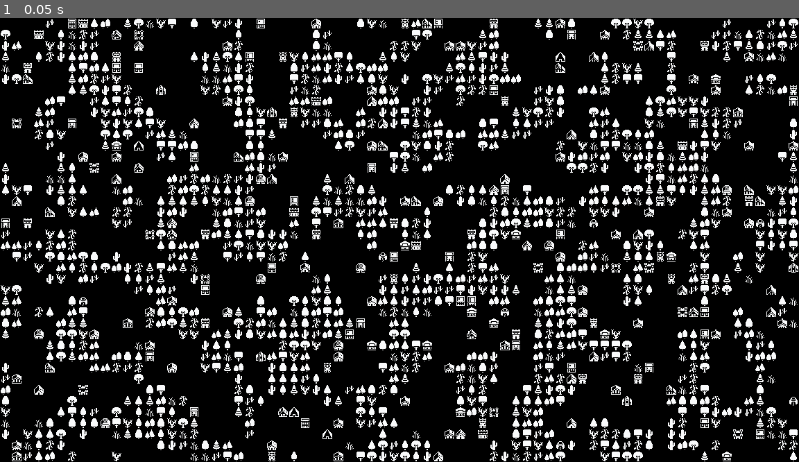
Above: before the commit, frame 1.
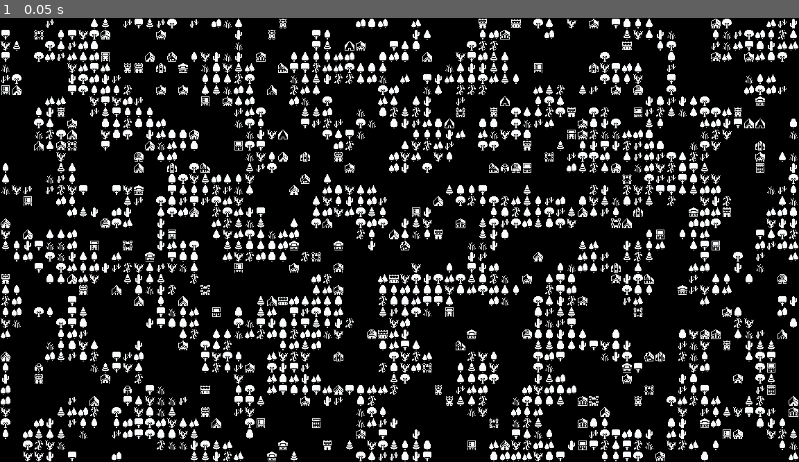
Above: after the commit, the same moment.

Repository: Zishan-Rahman/GD4NoiseRPG
Game: Godot game, scene res://tile_map.tscn
The game is run twice, just before and just after one commit, with the same random seed, the same clock (stepped at 60 frames per second) and the same inputs.
Inputs:
- Up to frame 1 (0.05 s): no input

The runs differ from the first frame. In frame 1, 25% of the frame differs, in the area x 0-100%, y 0-100%.

Commit message:
Move large block of code in _ready function to its own paint_tiles function

Diff:
--- a/tile_map.gd
+++ b/tile_map.gd
@@ -55,6 +55,11 @@
 # Called when the node enters the scene tree for the first time.
 func _ready():
 	var start_time: float = Time.get_ticks_msec()
+	paint_tiles()
+	var new_time: float = Time.get_ticks_msec() - start_time
+	print("Time taken: " + str(new_time) + "ms")
+
+func paint_tiles():
 	for x in range(x_tile_range):
 		for y in range(y_tile_range):
 			var noise_point: float = NoiseSprite.texture.noise.get_noise_2d(x * tile_set.tile_size.x, y * tile_set.tile_size.y)
@@ -62,5 +67,3 @@
 				set_cell(0, Vector2i(x, y), 0, trees.pick_random())
 			if ((building_cap <= tree_cap and randf() < building_overtakes_tree) or (building_cap > tree_cap and noise_point < building_cap)) and not get_used_cells(0).has(Vector2i(x, y)):
 				set_cell(0, Vector2i(x, y), 0, buildings.pick_random())
-	var new_time: float = Time.get_ticks_msec() - start_time
-	print("Time taken: " + str(new_time) + "ms")
